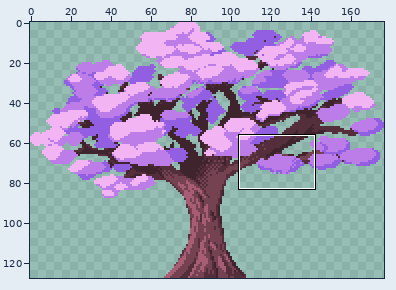
Edited in one commit: pixel-art file (Assets/Textures/Environments/OnlineWorld1/tree.aseprite). The picture above shows the old version from afar; the outline marks the close-up.
Close-up. Before the commit:
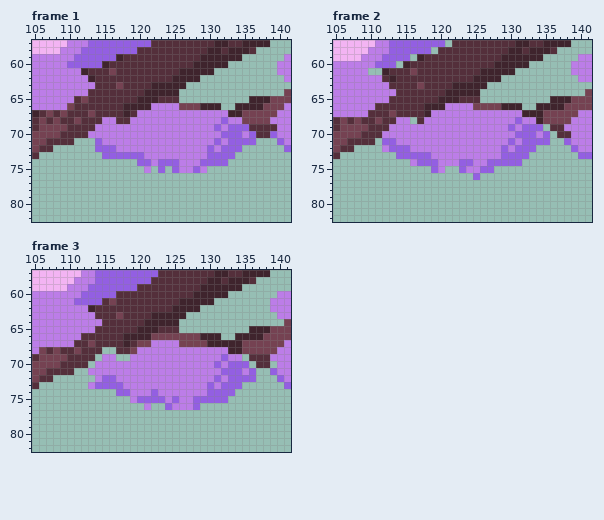
177x128 pixels, 3 frames. Shown: frame 1: x 105..141, y 57..82; frame 2: x 105..141, y 57..82; frame 3: x 105..141, y 57..82.
Now the later version:
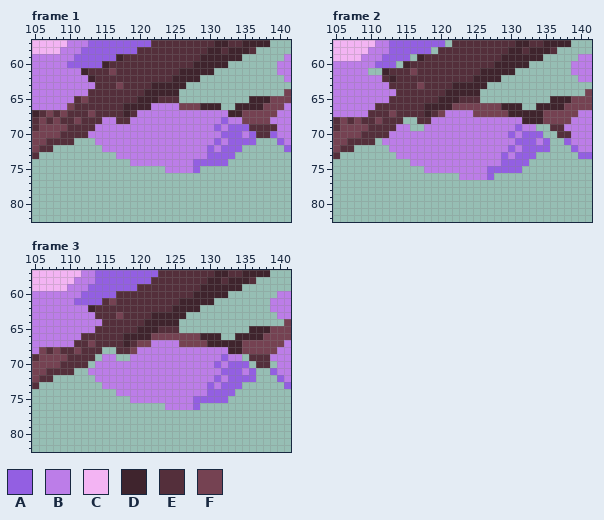
Palette (. is transparent): A #935fe2  B #bc7de8  C #f3b4f3  D #3f242d  E #542f3b  F #754252
Commit message: added swaying tree animation into scene
Diff:
Frame 1, layer "leaves":
y 71: x 114 A -> B
y 72: x 114..116 AAA -> .BB
y 73: x 115..120 AAAAAA -> ..BBBB
y 74: x 119..121 .AA -> BBB; x 123..125 AAA -> BBB; x 128 B -> A
y 75: x 121 B -> .; x 123..125 A.A -> .BB; x 129 B -> .
Frame 2, layer "leaves":
y 66: x 121..124 BBBB -> DFFF
y 67: x 119..120 BB -> EF; x 125..131 BBBBBBB -> FFFFFDD
y 68: x 114..115 BB -> E.; x 118 B -> E; x 131..133 ABB -> BDD
y 69: x 113 B -> E; x 116..117 BB -> ..; x 130..134 ABAAA -> BABB.
y 70: x 112 B -> E; x 130..131 BA -> AB; x 134..135 BA -> A.
y 71: x 112..113 AA -> BB; x 130..131 AB -> BA; x 134 A -> B
y 72: x 112..115 BAAA -> .BBB; x 129..131 ABA -> BAB; x 134..135 .. -> AA
y 73: x 114..118 AAAAA -> BBBBB; x 130 A -> B; x 133 . -> A
y 74: x 117..119 AAA -> BBB; x 123..124 AA -> BB; x 127..128 AA -> BB; x 132 . -> A
y 75: x 118..119 .A -> BB; x 121..123 ..A -> BBB; x 126 A -> B; x 128..131 .... -> AAAA
y 76: x 123..127 ..A.. -> BBBBA
Frame 3, layer "leaves":
y 72: x 115..116 AA -> BB
y 73: x 113..117 BAAAA -> ..BBB
y 74: x 117..118 AA -> BB; x 122 A -> B
y 75: x 120..123 AAAA -> BBBB; x 125 A -> B
y 76: x 121 B -> .; x 124 A -> B
